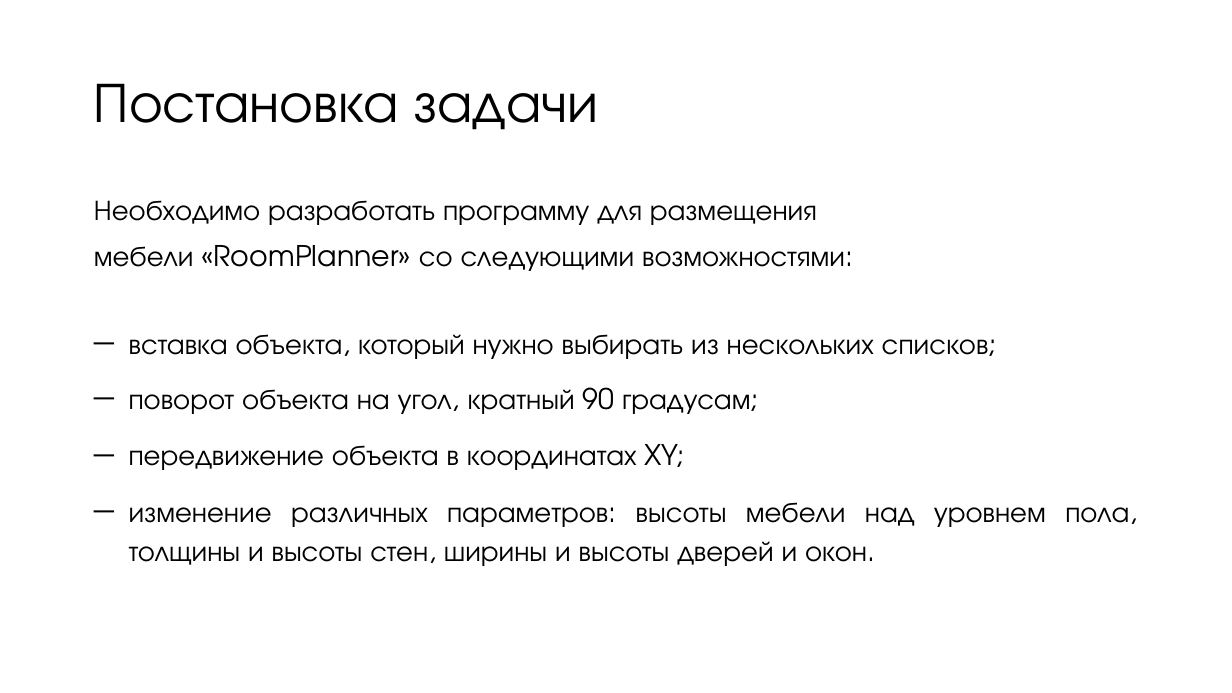
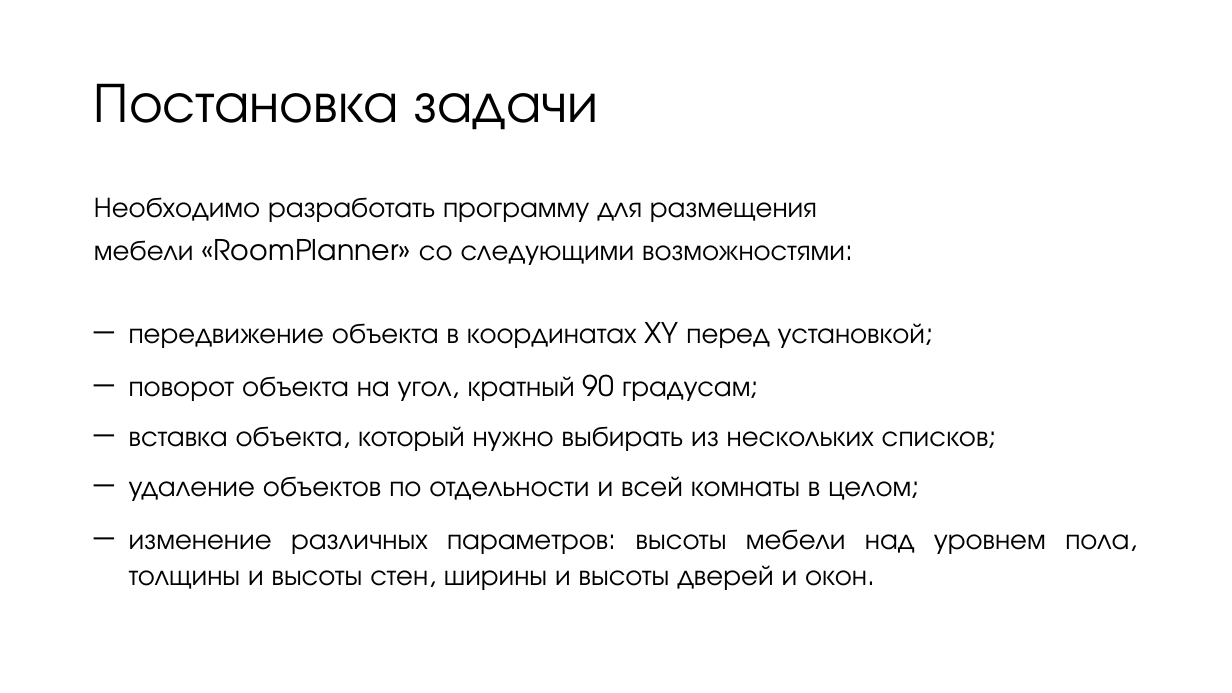
Before and after one commit to vladaderina/The-program-for-furniture-placement, a slide deck: slide 2 of Программа для размещения мебели.pptx. Drawn at 1232x693 pixels with LibreOffice and Linux fonts; fonts in the diff are those of the drawing. Boxes give left, top, right and bottom in pixels: in the first picture for what was removed or moved away, otherwise in the second. Text is boxed around its words. In the diff, an @@ line names an element or a change of style, - is before the commit and + after.

```diff
--- a/Программа для размещения мебели.pptx
+++ b/Программа для размещения мебели.pptx
@@ text at <box>94,197,1129,590</box>: line spacing 0.9 to 0.8; line spacing 1.15 to 1.05 @@
@@ text at <box>129,322,925,401</box>: paragraphs added @@
+─ передвижение объекта в координатах XY перед установкой;
+─ поворот объекта на угол, кратный 90 градусам;
@@ text at <box>129,476,911,501</box>: text changed @@
-─ поворот объекта на угол, кратный 90 градусам;
-─ передвижение объекта в координатах XY;
+─ удаление объектов по отдельности и всей комнаты в целом;
```
Also in this commit, not shown: 8 other slides changed, 8 other files.
